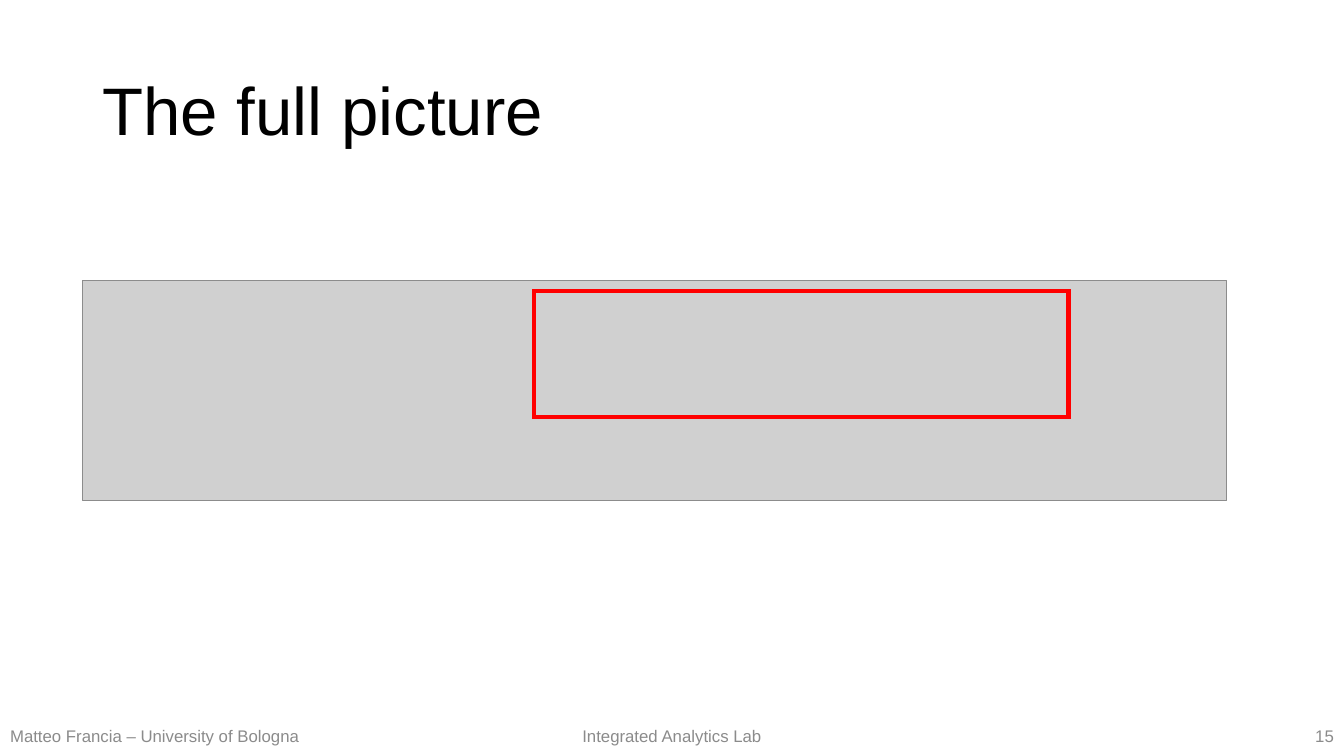
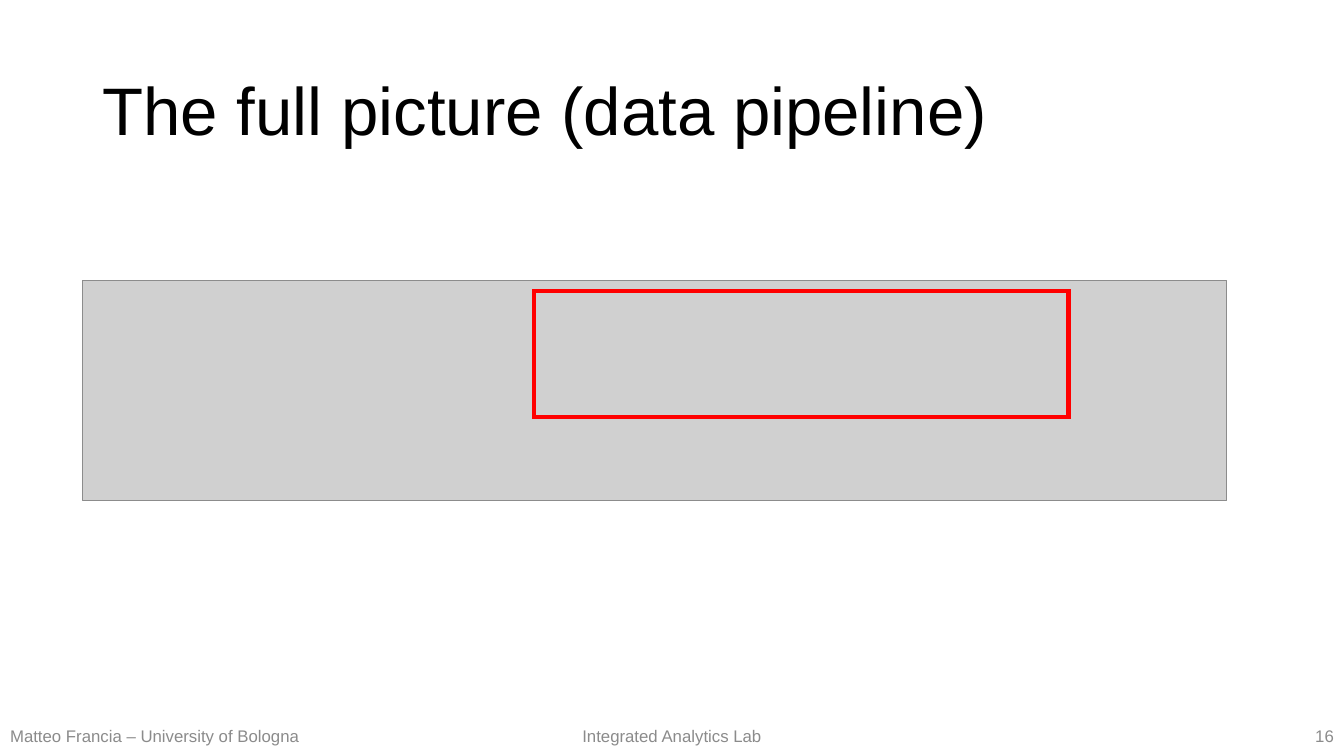
Before and after one commit to w4bo/teaching-handsondatapipelines, a slide deck: slide 16 of materials/00-Intro.pptx (slide 15 before the commit). Drawn at 1344x756 pixels with LibreOffice and Linux fonts; fonts in the diff are those of the drawing; grey boxes stand for pictures. Boxes give left, top, right and bottom in pixels: in the first picture for what was removed or moved away, otherwise in the second. Text is boxed around its words. In the diff, an @@ line names an element or a change of style, - is before the commit and + after.

```diff
--- a/materials/00-Intro.pptx
+++ b/materials/00-Intro.pptx
@@ title at bbox=[102, 86, 987, 147]: text changed @@
-The full picture
+The full picture (data pipeline)
```
Also in this commit, not shown: 3 other slides changed, 2 slides added, 3 other files.
